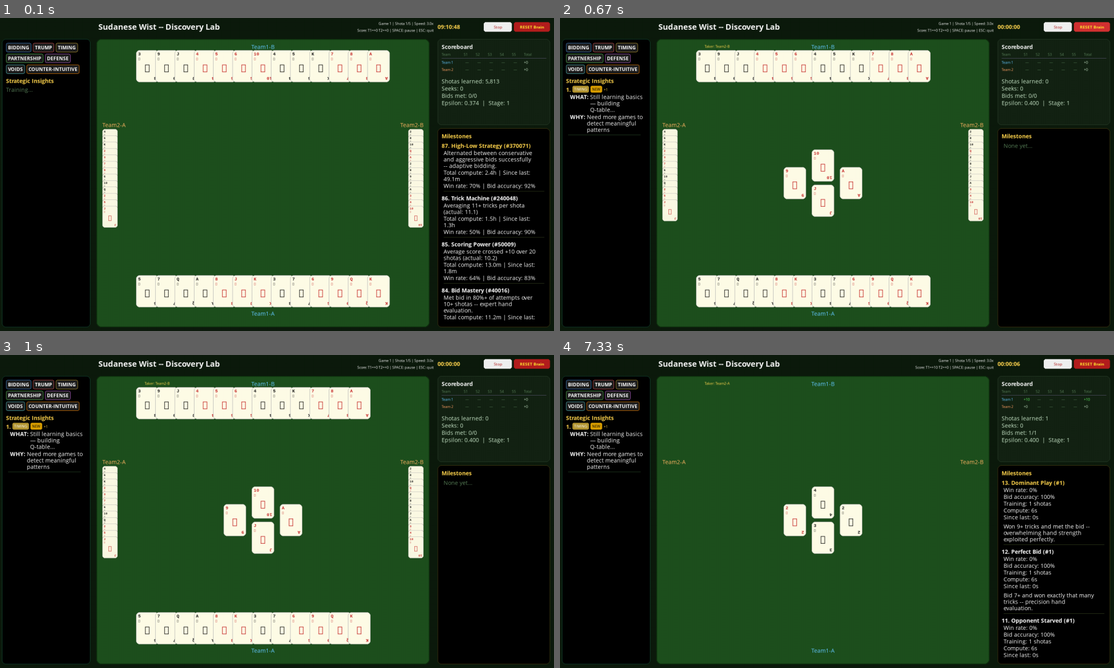
Above: before the commit, frames 1-4 (two rows, left to right).
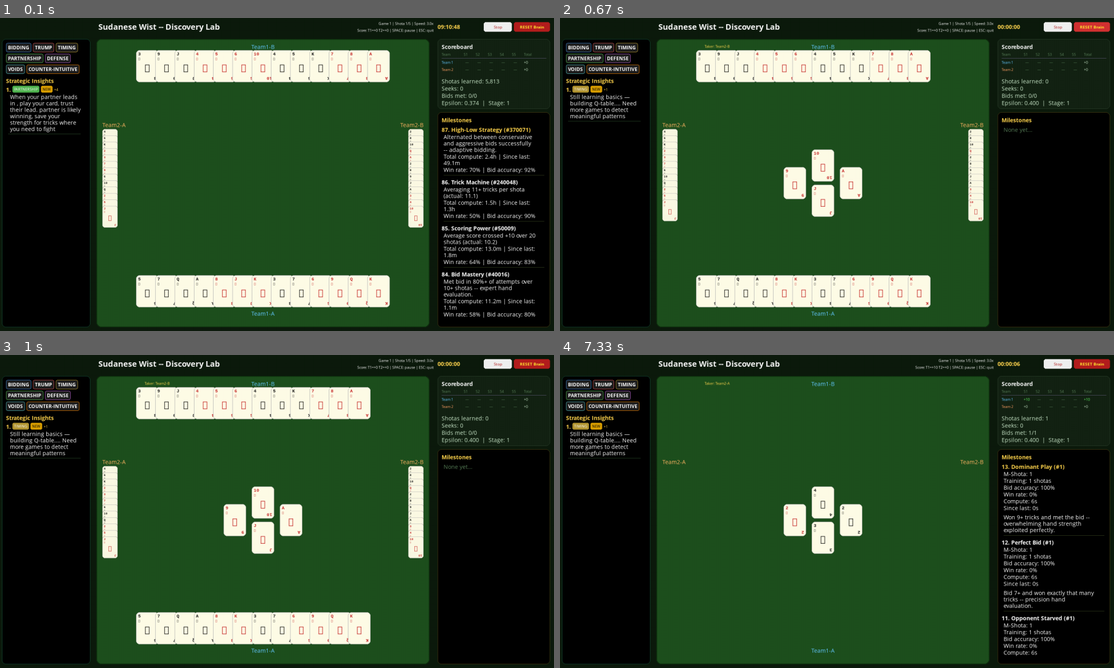
Above: after the commit, the same moments.

Repository: aamagzoub/engineering-intelligence
Game: pygame game, started from gui_wist_discovery/main.py
Two runs of this game, one before a commit and one after it. Both use one fixed random seed, a clock stepped at 60 frames per second and the inputs below.
Inputs (mouse positions are in pixels of both pictures, inside the frame that each line leads up to):
- Up to frame 1 (0.1 s): no input
- Up to frame 2 (0.67 s): click "RESET Brain" at 0.38 s
- Up to frame 3 (1 s): click (144, 514) at 0.72 s
- Up to frame 4 (7.33 s): click (665, 464) at 1.05 s; tap Space at 1.33 s; click (848, 405) at 1.72 s; click "Resume" at 2.05 s; click (1047, 633) at 2.38 s; click "TRUMP" at 2.72 s; click (1030, 596) at 3.05 s; click (1008, 505) at 3.38 s; click "PARTNERSHIP" at 3.72 s; click "DEFENSE" at 4.05 s; click (715, 455) at 4.88 s; click (753, 605) at 5.22 s; click "DEFENSE" at 5.55 s; click (870, 602) at 6.38 s; click (704, 426) at 6.72 s

The runs differ from the first frame. In frame 1, 6.3% of the frame differs, in the area x 1-100%, y 21-97%; in frame 2, 1.8%; in frame 3, 1.8%; in frame 4, 4.7%.

Commit message:
feat: v2.5.0 - auto-gen insights, partnership, dedup, tips toggle, name fix

Diff:
--- a/gui_wist/main.py
+++ b/gui_wist/main.py
@@ -67,7 +67,7 @@
                         if event.key == pygame.K_RETURN:
                             # Confirm name and start game.
                             if not self._player_name.strip():
-                                self._player_name = "Omer"
+                                self._player_name = "User"
                             self._apply_player_name()
                             self._start_playing()
                         elif event.key == pygame.K_BACKSPACE:
@@ -83,7 +83,7 @@
                             self.running = False
                         elif event.key == pygame.K_RETURN or event.key == pygame.K_SPACE:
                             if not self._player_name.strip():
-                                self._player_name = "Omer"
+                                self._player_name = "User"
                             self._apply_player_name()
                             self._start_playing()
                     continue
@@ -122,7 +122,7 @@
         btn_rect = pygame.Rect(cx - 120, cy + 115, 240, 55)
         if btn_rect.collidepoint(pos):
             if not self._player_name.strip():
-                self._player_name = "Omer"
+                self._player_name = "User"
             self._apply_player_name()
             self._start_playing()
             return
@@ -131,7 +131,7 @@
         shotas_rect = pygame.Rect(cx - 120, cy + 180, 240, 55)
         if shotas_rect.collidepoint(pos):
             if not self._player_name.strip():
-                self._player_name = "Omer"
+                self._player_name = "User"
             self._apply_player_name()
             self._start_playing_shotas()
             return
@@ -229,10 +229,10 @@
             if os.path.exists(stats_file):
                 with open(stats_file, 'r') as f:
                     data = json.load(f)
-                return data.get("name", "Omer")
+                return data.get("name", "")
         except Exception:
             pass
-        return "Omer"
+        return ""
 
     def _save_player_name(self):
         """Save player name to stats file."""
--- a/gui_wist/player_stats.json
+++ b/gui_wist/player_stats.json
@@ -1 +1 @@
-{"name": "Omer", "points": 143, "games_played": 4, "games_won": 2}
+{"name": "", "points": 0, "games_played": 0, "games_won": 0}
--- a/gui_wist_discovery/insights.py
+++ b/gui_wist_discovery/insights.py
@@ -146,7 +146,11 @@
     new_insights = []
     new_insights.extend(_mine_play_patterns(play_items, episodes))
     new_insights.extend(_mine_bid_patterns(bid_q, episodes))
+    new_insights.extend(_mine_partnership_patterns(play_items, episodes))
     new_insights.extend(_mine_counter_intuitive(play_items, bid_q, episodes))
+
+    # Dedup similar insights: same position + phase + action tier = merge into one.
+    new_insights = _dedup_merge(new_insights)
 
     # Merge new into accumulated.
     for ins in new_insights:
@@ -247,7 +251,7 @@
 
         text = f"{context_str}, {action_desc}"
         if is_counter:
-            text = f"Counter-intuitive: {context_str}, {action_desc} (beats {_describe_action(worst_key)})"
+            text = f"{context_str}, {action_desc} (beats {_describe_action(worst_key)})"
 
         why = _why_from_pattern(best_key, worst_key, spread, td_desc)
         category = _categorize(best_key, worst_key, is_counter)
@@ -330,13 +334,117 @@
 
         text = f"When your hand has {hand_desc}, {action_desc}"
         if is_counter:
-            text = f"Counter-intuitive: hand with {hand_desc}, {action_desc} works better than expected"
+            text = f"Hand with {hand_desc}, {action_desc} works better than expected"
 
         category = "counter-intuitive" if is_counter else "bidding"
         insights.append(_make(text, category, "intermediate", 1, episodes, why=why))
 
     return insights[:20]
 
+
+
+def _mine_partnership_patterns(play_items, episodes) -> list:
+    """Mine Q-table for partnership coordination patterns."""
+    insights = []
+
+    # Group by position — positions 2 (third seat = partner led) and 0 (leading for partner).
+    partner_contexts = defaultdict(lambda: defaultdict(list))
+    for state, actions in play_items:
+        if len(state) < 6:
+            continue
+        pos = state[4]
+        phase = state[5]
+        # Position 2 = partner led from pos 0.
+        # Position 0 = you're leading (partner benefits from your choice).
+        if pos in ("0", "2"):
+            for key, q in actions.items():
+                if len(key) >= 3:
+                    partner_contexts[(pos, phase)][key].append(q)
+
+    for (pos, phase), action_qs in partner_contexts.items():
+        avg_by_action = {}
+        for key, vals in action_qs.items():
+            if len(vals) >= 3:
+                avg_by_action[key] = sum(vals) / len(vals)
+
+        if len(avg_by_action) < 2:
+            continue
+
+        sorted_actions = sorted(avg_by_action.items(), key=lambda x: -x[1])
+        best_key, best_avg = sorted_actions[0]
+        worst_key, worst_avg = sorted_actions[-1]
+        spread = best_avg - worst_avg
+
+        if spread < 0.4:
+            continue
+
+        pos_desc = _POS_DESC.get(pos, "")
+        phase_desc = _PHASE_DESC.get(phase, "")
+        action_desc = _describe_action(best_key)
+        best_follows = best_key[1] == "F" if len(best_key) > 1 else False
+        best_trump = best_key[2] == "T" if len(best_key) > 2 else False
+        best_tier = _TIER_RANK.get(best_key[0], 0)
+
+        # Generate partnership-specific WHY.
+        if pos == "2":  # Partner led.
+            if best_tier <= 1:  # Low card following partner.
+                why = "partner is likely winning, save your strength for tricks where you need to fight"
+                text = f"When your partner leads in {phase_desc}, {action_desc}, trust their lead"
+            elif best_trump and best_key[1] == "F":
+                why = "together you flush out opponents' trumps, clearing the way for both of you"
+                text = f"When partner leads trump in {phase_desc}, {action_desc}, help them clear the field"
+            elif best_tier >= 4:
+                why = "your partner's lead might not win alone, your high card guarantees the trick for your team"
+                text = f"When partner leads in {phase_desc} and trick is contested, {action_desc}"
+            else:
+                why = "coordinating with partner's lead maximizes your team's trick count"
+                text = f"In {phase_desc} when partner leads, {action_desc}"
+        else:  # pos 0 = you're leading.
+            if best_tier <= 1:
+                why = "leading low probes the table and lets partner play their strength"
+                text = f"In {phase_desc} when leading, {action_desc}, let partner handle the heavy lifting"
+            elif best_trump:
+                why = "leading trump helps both you and your partner by removing opponents' trump threats"
+                text = f"In {phase_desc} when leading, {action_desc}, clears trump for your team"
+            else:
+                why = "your lead sets up the trick for partner to win or you to take it together"
+                text = f"In {phase_desc} when leading, {action_desc}"
+
+        insights.append(_make(text, "partnership", "intermediate", 1, episodes, why=why))
+
+    return insights[:15]
+
+
+def _dedup_merge(insights) -> list:
+    """
+    Merge similar insights into one. If two insights describe the same
+    position + phase + action tier, keep the better one and increment confidence.
+    """
+    # Build signature for each insight: extract key components from text.
+    seen = {}  # signature -> insight
+    for ins in insights:
+        text = ins.get("text", "")
+        cat = ins.get("category", "")
+        # Create a rough signature from key words.
+        words = text.lower().split()
+        # Extract position, phase, and action keywords.
+        sig_parts = [cat]
+        for w in words:
+            if w in ("leading", "second", "third", "last"):
+                sig_parts.append(w)
+            elif "trick" in w and any(c.isdigit() for c in w):
+                sig_parts.append(w)
+            elif w in ("ace", "king", "queen", "jack", "trump", "low", "weakest", "mid"):
+                sig_parts.append(w)
+        sig = " ".join(sig_parts[:5])  # First 5 sig parts.
+
+        if sig in seen:
+            # Duplicate — increment confidence of existing.
+            seen[sig]["confidence"] = seen[sig].get("confidence", 1) + 1
+        else:
+            seen[sig] = ins
+
+    return list(seen.values())
 
 
 def _mine_counter_intuitive(play_items, bid_q, episodes) -> list:
@@ -374,12 +482,12 @@
         phase_desc = _PHASE_DESC.get(phase, "")
 
         if low_avg is not None and high_avg is not None and low_avg > high_avg + 0.2:
-            text = f"Counter-intuitive: in {phase_desc} when {pos_desc}, low cards outperform Aces and Kings, save your power for other moments"
+            text = f"In {phase_desc} when {pos_desc}, low cards outperform Aces and Kings, save your power for other moments"
             why = "high cards attract trumps from void opponents here. Low cards fly under the radar and preserve your hand"
             insights.append(_make(text, "counter-intuitive", "advanced", 1, episodes, why=why))
 
         if mid_avg is not None and high_avg is not None and mid_avg > high_avg + 0.2:
-            text = f"Counter-intuitive: in {phase_desc} when {pos_desc}, mid cards (9s, 10s, Jacks) beat Aces, opponents target your high cards but ignore middle ones"
+            text = f"In {phase_desc} when {pos_desc}, mid cards (9s, 10s, Jacks) beat Aces, opponents target your high cards but ignore middle ones"
             why = "opponents save trumps to kill your Aces. Mid cards win tricks nobody fights over"
             insights.append(_make(text, "counter-intuitive", "advanced", 1, episodes, why=why))
 
@@ -401,7 +509,7 @@
             continue
         best_bid_q = max(bid_qs)
         if pass_q > best_bid_q + 0.3:
-            text = f"Counter-intuitive: with {highs} high cards, passing beats any bid, raw card power without trump length is a trap"
+            text = f"With {highs} high cards, passing beats any bid, raw card power without trump length is a trap"
             why = "high cards spread across multiple suits get trumped. Trump count matters more than face cards"
             insights.append(_make(text, "counter-intuitive", "advanced", 1, episodes, why=why))
             break  # One per scan.
--- a/gui_wist_discovery/main.py
+++ b/gui_wist_discovery/main.py
@@ -381,9 +381,10 @@
             ep_str = str(episodes)
 
         desc = (
+            f"M-Shota: {episodes}\n"
+            f"Training: {ep_str} shotas\n"
+            f"Bid accuracy: {bid_accuracy:.0f}%\n"
             f"Win rate: {win_rate:.0f}%\n"
-            f"Bid accuracy: {bid_accuracy:.0f}%\n"
-            f"Training: {ep_str} shotas\n"
             f"Compute: {total_str}\n"
             f"Since last: {delta_str}\n"
             f"\n"
--- a/gui_wist_discovery/renderer.py
+++ b/gui_wist_discovery/renderer.py
@@ -210,7 +210,7 @@
         panel_w = 280
 
         # Scoreboard box.
-        score_h = 215
+        score_h = 175
         score_rect = pygame.Rect(px, 60, panel_w, score_h)
         pygame.draw.rect(self.screen, PANEL_DARK, score_rect, border_radius=10)
         pygame.draw.rect(self.screen, (40, 60, 40), score_rect, width=1, border_radius=10)
@@ -482,20 +482,12 @@
 
             y += 18
 
-            # --- Line 2+: WHAT: Main text ---
-            what_label = num_font.render("WHAT: ", True, (255, 255, 255))
-            self.screen.blit(what_label, (25, y))
-            what_label_w = what_label.get_width()
-            y = self._wrap_text(body_font, text, 25 + what_label_w, y, text_w - 10 - what_label_w, (255, 255, 255), panel_rect.bottom - 20)
+            # --- Line 2+: Main text + why combined ---
+            full_text = text
+            if why:
+                full_text = f"{text}. {why}"
+            y = self._wrap_text(body_font, full_text, 25, y, text_w - 10, (255, 255, 255), panel_rect.bottom - 20)
             y += 2
-
-            # --- Line 3: WHY: (if present, no "When:") ---
-            if why and y + 14 < panel_rect.bottom - 20:
-                why_label = num_font.render("WHY: ", True, (255, 255, 255))
-                self.screen.blit(why_label, (25, y))
-                why_label_w = why_label.get_width()
-                y = self._wrap_text(body_font, why, 25 + why_label_w, y, text_w - 10 - why_label_w, (255, 255, 255), panel_rect.bottom - 20)
-                y += 2
 
             y += 4
 
--- a/gui_wist_lab/human_tab.py
+++ b/gui_wist_lab/human_tab.py
@@ -58,6 +58,7 @@
 
         # Load learned insights for AI reasoning display.
         self._ai_insights = []
+        self._show_tips = False  # Tips hidden by default.
         try:
             from gui_wist_discovery.insights import _load_cached_insights
             self._ai_insights = _load_cached_insights()
@@ -205,6 +206,12 @@
                                         font=("Segoe UI", 8), fg="#aaaaaa",
                                         bg=COLORS["header_bg"])
         self._ai_model_label.pack(side="left", padx=8)
+
+        # Tips toggle button.
+        self._tips_btn = tk.Button(bf, text="Tips: OFF", font=("Segoe UI", 9),
+                                   fg="#fff", bg="#555555", bd=0, padx=10, pady=3,
+                                   cursor="hand2", command=self._toggle_tips)
+        self._tips_btn.pack(side="left", padx=4)
 
     def _create_opponent_area(self, parent, pid, name, team, row, col):
         """Create opponent player area — fixed size to prevent jumping."""
@@ -1142,10 +1149,11 @@
 
                 self._set_status(f"Trick {self.trick_number} — {DISPLAY_NAMES[pid]} played {ct}")
 
-                # Show AI reasoning from learned insights.
-                reason = self._find_relevant_insight(action.card, obs)
-                if reason:
-                    self._log(f"    💡 {reason}")
+                # Show AI reasoning from learned insights (only if tips enabled).
+                if self._show_tips:
+                    reason = self._find_relevant_insight(action.card, obs)
+                    if reason:
+                        self._log(f"    Tip: {reason}")
             except Exception as e:
                 # AI failed — skip this player with a dummy play if possible.
                 self._log(f"  ⚠ AI error P{pid+1}: {e}")
@@ -1509,6 +1517,14 @@
     # AI Insight Reasoning
     # ----------------------------------------------------------
 
+    def _toggle_tips(self):
+        """Toggle tip display on/off."""
+        self._show_tips = not self._show_tips
+        if self._show_tips:
+            self._tips_btn.config(text="Tips: ON", bg="#4caf50")
+        else:
+            self._tips_btn.config(text="Tips: OFF", bg="#555555")
+
     def _find_relevant_insight(self, card, obs) -> str:
         """Find a relevant insight that explains why the AI played this card."""
         if not self._ai_insights:
